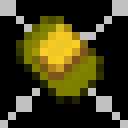
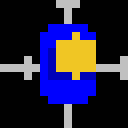
Layered file, before and after one edit (128×128). Changes by layer:
added layer "New Layer copy #3" above "New Layer" over [left=40, top=24, right=96, bottom=104]
hid "Clipboard #1" over [left=16, top=16, right=104, bottom=104]
hid "Visible #1" over [left=0, top=0, right=128, bottom=128]
showed "Visible" over [left=0, top=0, right=128, bottom=128]
